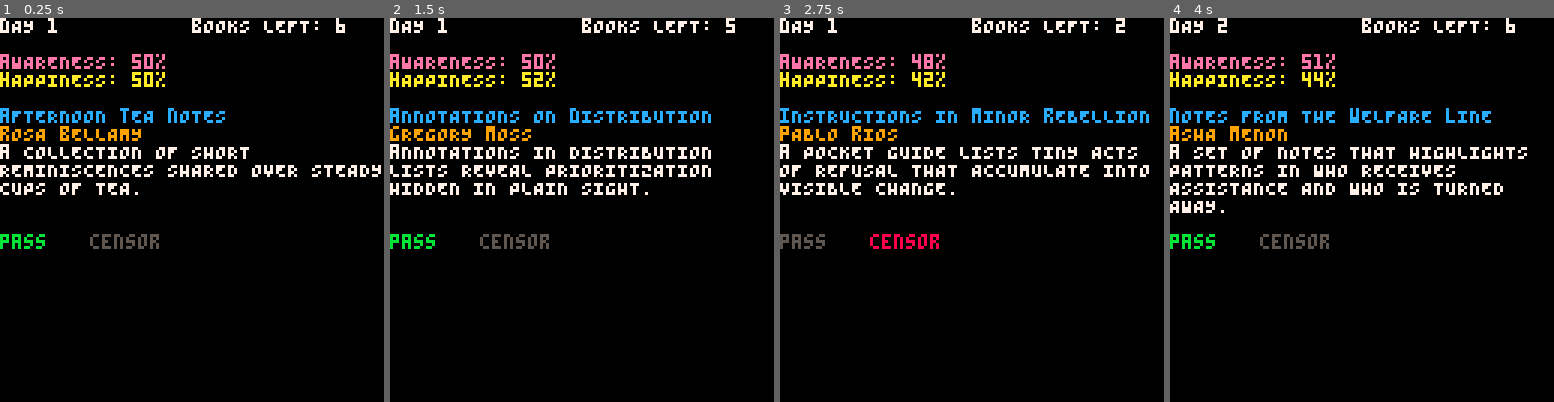
Above: before the commit, frames 1-4 (left to right).
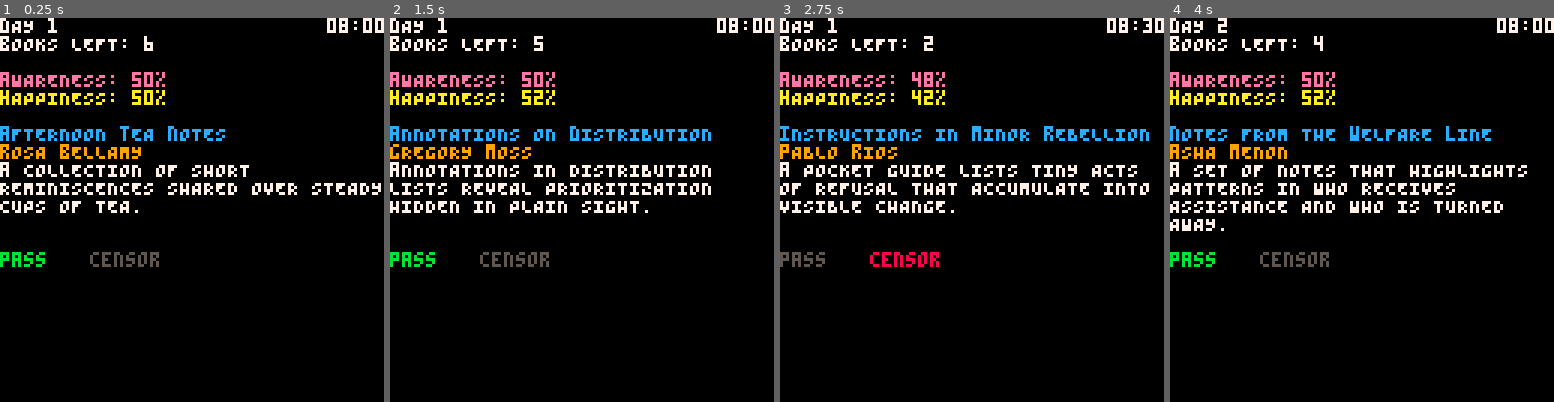
Above: after the commit, the same moments.

Repository: marco-vidali/dont_read_that_book
Game: PICO-8 cartridge dont_read_that_book.p8
The game is run twice, just before and just after one commit, with the same random seed, the same clock (stepped at 60 frames per second) and the same inputs.
Inputs:
- Up to frame 1 (0.25 s): no input
- Up to frame 2 (1.5 s): tap O (Z key) at 0.7 s
- Up to frame 3 (2.75 s): hold Right 1.6-2.1 s; tap O (Z key) at 1.7, 2.1, 2.5 s; hold Right from 2.47 s (still down)
- Up to frame 4 (4 s): tap O (Z key) at 2.9, 3.3, 3.7 s; release Right at 3.03 s; hold Left 3.08-3.58 s

The runs differ from the first frame. In frame 1, 10% of the frame differs, in the area x 0-100%, y 0-65%; in frame 2, 11%; in frame 3, 11%; in frame 4, 12%.

Commit message:
Add time

Diff:
--- a/scripts/show_book.lua
+++ b/scripts/show_book.lua
@@ -1,6 +1,11 @@
+day = 1
+
 function _init()
-    day = 1
-    books_num = random_book_num()
+    hours = "08"
+    minutes = "00"
+    start_timer = time()
+
+    books_num = flr(5 + rnd(2 ^ day))
 
     awareness = 50
     happiness = 50
@@ -9,11 +14,35 @@
     choice = 1
 end
 
-function random_book_num()
-    return flr(5 + rnd(2 ^ day))
-end
+function _update()
+    -- update hours
+    if (time() - start_timer) % 5 == 0 then
+        if hours == "08" then
+            hours = "09"
+        elseif hours == "09" then
+            hours = "10"
+        elseif hours == "10" then
+            hours = "11"
+        elseif hours == "11" then
+            hours = "12"
+        elseif hours == "12" then
+            hours = "13"
+        elseif hours == "13" then
+            hours = "14"
+        elseif hours == "14" then
+            hours = "15"
+        elseif hours == "15" then
+            hours = "16"
+        end
+    end
 
-function _update()
+    -- update minutes
+    if (time() - start_timer) % 5 < 2.5 then
+        minutes = "00"
+    else
+        minutes = "30"
+    end
+
     -- change choice selection
     if btnp(0) and choice > 1 then
         choice -= 1
@@ -48,8 +77,7 @@
         else
             -- next day
             day += 1
-            book = rnd(books)
-            books_num = random_book_num()
+            _init()
         end
     end
 end
@@ -58,20 +86,21 @@
     cls()
 
     print("dAY " .. day, 0, 0, 7)
-    print("bOOKS LEFT: " .. books_num, 64, 0, 7)
+    print(hours .. ":" .. minutes, 109, 0, 7)
+    print("bOOKS LEFT: " .. books_num, 0, 6, 7)
 
-    print("aWARENESS: " .. awareness .. "%", 0, 12, 14)
-    print("hAPPINESS: " .. happiness .. "%", 0, 18, 10)
+    print("aWARENESS: " .. awareness .. "%", 0, 18, 14)
+    print("hAPPINESS: " .. happiness .. "%", 0, 24, 10)
 
-    print_wrapped(book.title, 0, 30, 12, 128)
-    print_wrapped(book.author, 0, 36, 9, 128)
-    print_wrapped(book.synopsis, 0, 42, 7, 128)
+    print_wrapped(book.title, 0, 36, 12, 128)
+    print_wrapped(book.author, 0, 42, 9, 128)
+    print_wrapped(book.synopsis, 0, 48, 7, 128)
 
     if choice == 1 then
-        print("pass", 0, 72, 11)
-        print("censor", 30, 72, 5)
+        print("pass", 0, 78, 11)
+        print("censor", 30, 78, 5)
     elseif choice == 2 then
-        print("pass", 0, 72, 5)
-        print("censor", 30, 72, 8)
+        print("pass", 0, 78, 5)
+        print("censor", 30, 78, 8)
     end
 end
